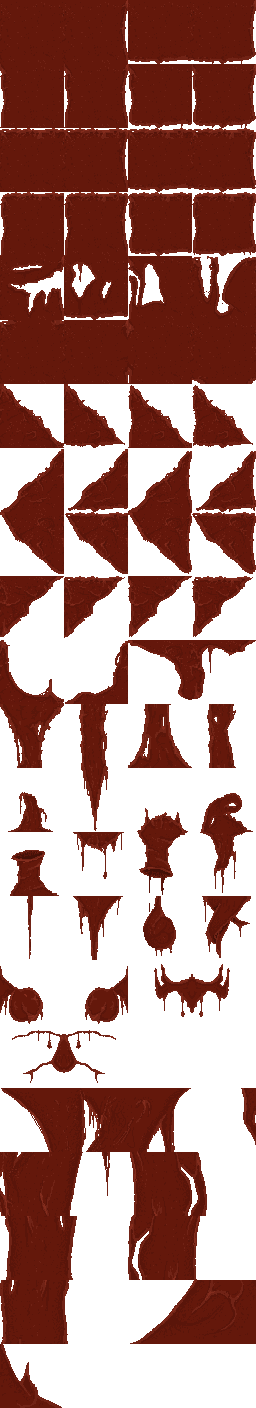
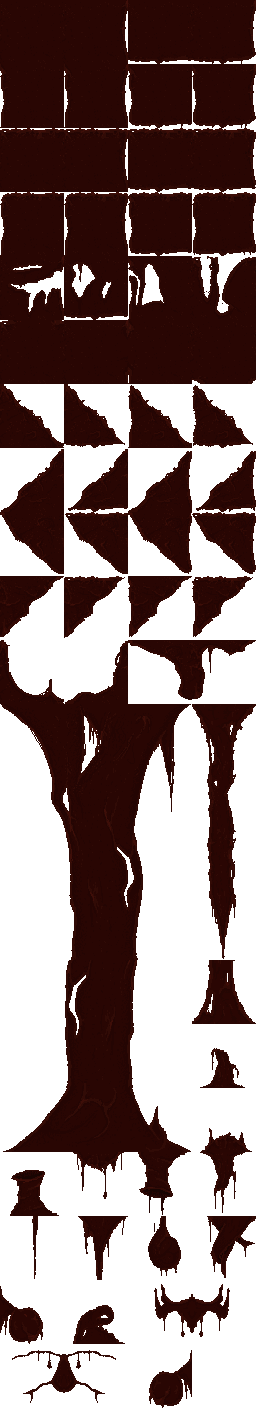
Layers edited between the first and the second (256, 1408) image:
added layer "Layer 1 copy" above "Layer 1" over [0, 0, 256, 1408]
hid "Layer 1", painted on it over [0, 0, 256, 1408]
